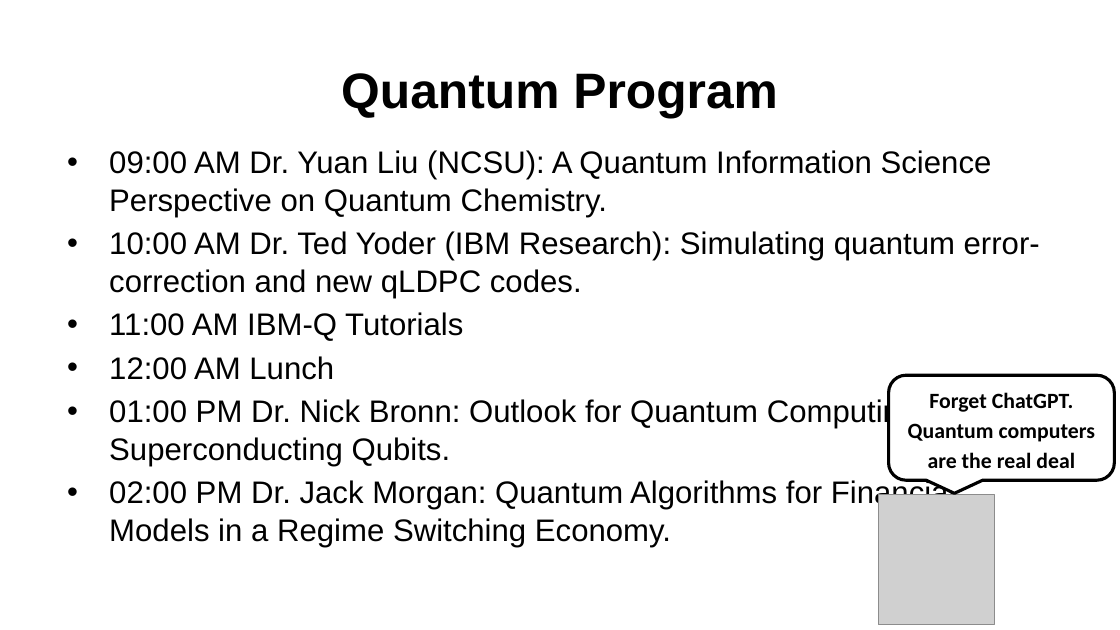
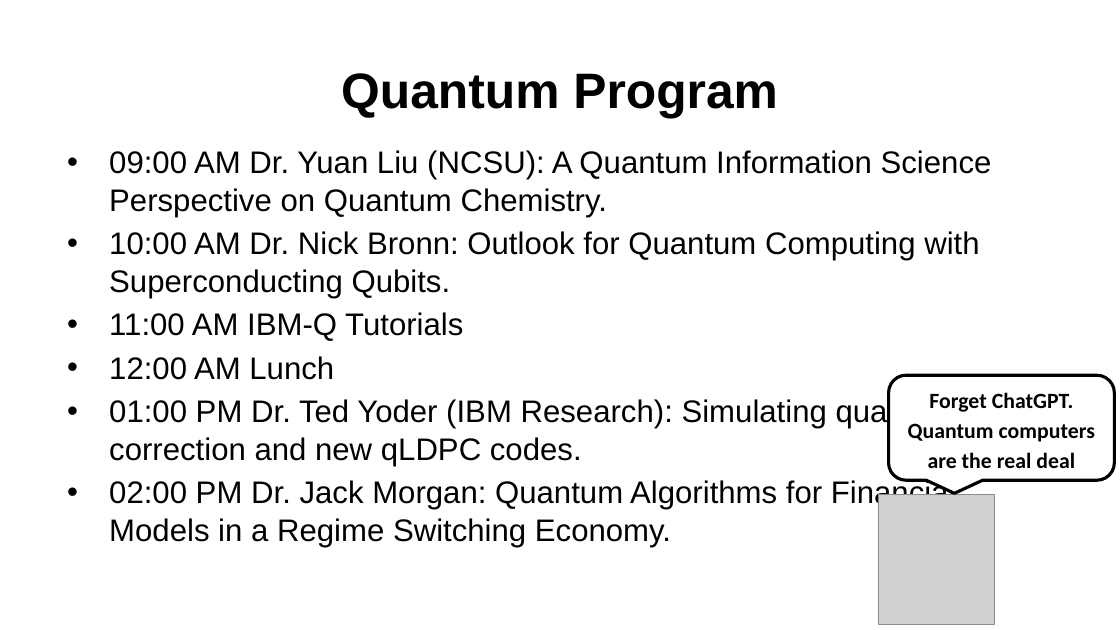
Before and after one commit to Shark-y/QiskitFallFest, a slide deck: slide 3 of materials/QiskitFallFest23.pptx. Drawn at 1120x630 pixels with LibreOffice and Linux fonts; fonts in the diff are those of the drawing; grey boxes stand for pictures; background and template pictures are left out. Boxes give left, top, right and bottom in pixels: in the first picture for what was removed or moved away, otherwise in the second. Text is boxed around its words. In the diff, an @@ line names an element or a change of style, - is before the commit and + after.

```diff
--- a/materials/QiskitFallFest23.pptx
+++ b/materials/QiskitFallFest23.pptx
@@ text at (109, 231, 979, 298): text changed @@
-• 10:00 AM Dr. Ted Yoder (IBM Research): Simulating quantum error-correction and new qLDPC codes.
+• 10:00 AM Dr. Nick Bronn: Outlook for Quantum Computing with Superconducting Qubits.
@@ text at (109, 398, 1041, 466): text changed @@
-• 01:00 PM Dr. Nick Bronn: Outlook for Quantum Computing with Superconducting Qubits.
+• 01:00 PM Dr. Ted Yoder (IBM Research): Simulating quantum error-correction and new qLDPC codes.
```
Also in this commit, not shown: 1 other file.
